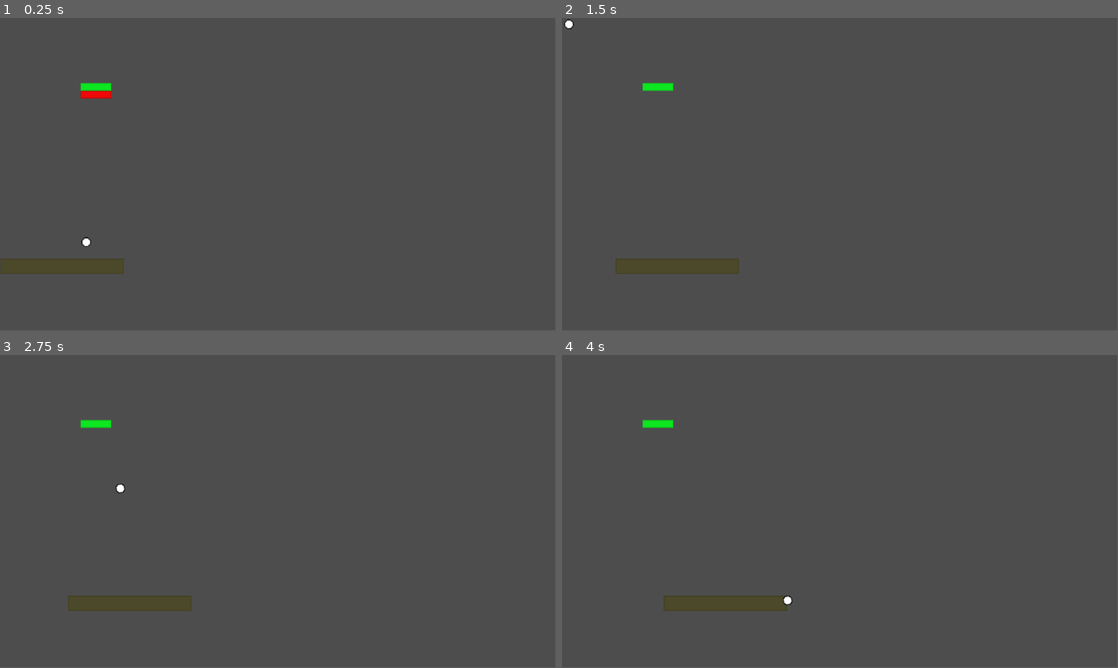
Above: before the commit, frames 1-4 (two rows, left to right).
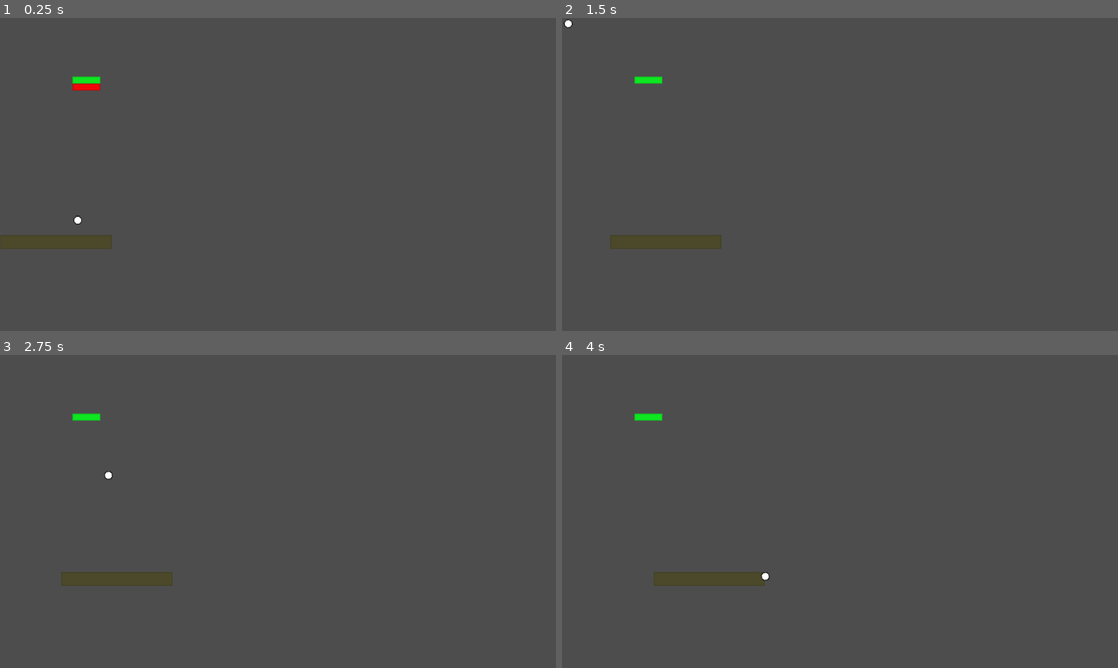
Above: after the commit, the same moments.

Repository: mpolosak/break-all-bricks
Game: Godot game, scene res://scenes/board.tscn
Same seed, same stepped clock (60 frames per second), same inputs: the game is played once before the commit and once after it.
Inputs:
- Up to frame 1 (0.25 s): no input
- Up to frame 2 (1.5 s): hold Right (right) 0.53-1.28 s; hold Left (left) from 1.28 s (still down)
- Up to frame 3 (2.75 s): release Left (left) at 2.03 s; hold Right (right) from 2.03 s (still down)
- Up to frame 4 (4 s): release Right (right) at 3.53 s; hold Left (left) from 3.53 s (still down)
In our replay, the window is 799x449 before the commit and 800x450 after it. These sizes can differ from the game's own. Grey fills any space a smaller window leaves; there, only what the larger window draws over its background counts as a difference.

The runs differ from the first frame. In frame 1, 2.4% of the frame differs, in the area x 0-23%, y 18-82%; in frame 2, 2.3%; in frame 3, 2.3%; in frame 4, 2.3%.

Commit message:
Set window size to 1280x720

Diff:
--- a/project.godot
+++ b/project.godot
@@ -15,6 +15,12 @@
 config/features=PackedStringArray("4.1")
 config/icon="res://assets/icon.png"
 
+[display]
+
+window/size/viewport_width=1280
+window/size/viewport_height=720
+window/size/resizable=false
+
 [gdnative]
 
 singletons=["res://addons/godot-git-plugin/git_api.gdnlib"]
@@ -23,7 +29,7 @@
 
 left={
 "deadzone": 0.5,
-"events": [Object(InputEventKey,"resource_local_to_scene":fa …(145 unchanged characters)… se,"keycode":4194319,"physical_keycode":0,"key_label":0,"unicode":0,"echo":false,"script":null)
+"events": [Object(InputEventKey,"resource_local_to_scene":fa …(145 unchanged characters)… se,"keycode":4194319,"physical_keycode":4194319,"key_label":4194319,"unicode":0,"echo":false,"script":null)
 , Object(InputEventKey,"resource_local_to_scene":false,"resource_name":"","device":0,"window_id":0,"alt_pressed":false,"shift_pressed":false,"ctrl_pressed":false,"meta_pressed":false,"pressed":false,"keycode":0,"physical_keycode":65,"key_label":0,"unicode":0,"echo":false,"script":null)
 ]
 }
Not shown: 1 places in scenes/board.tscn that only renumber resources
